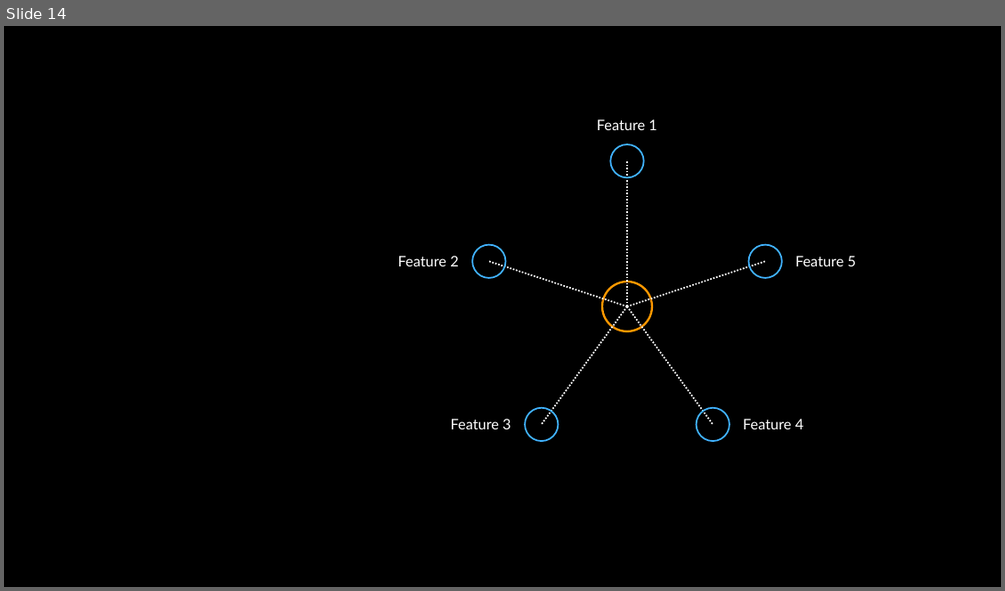
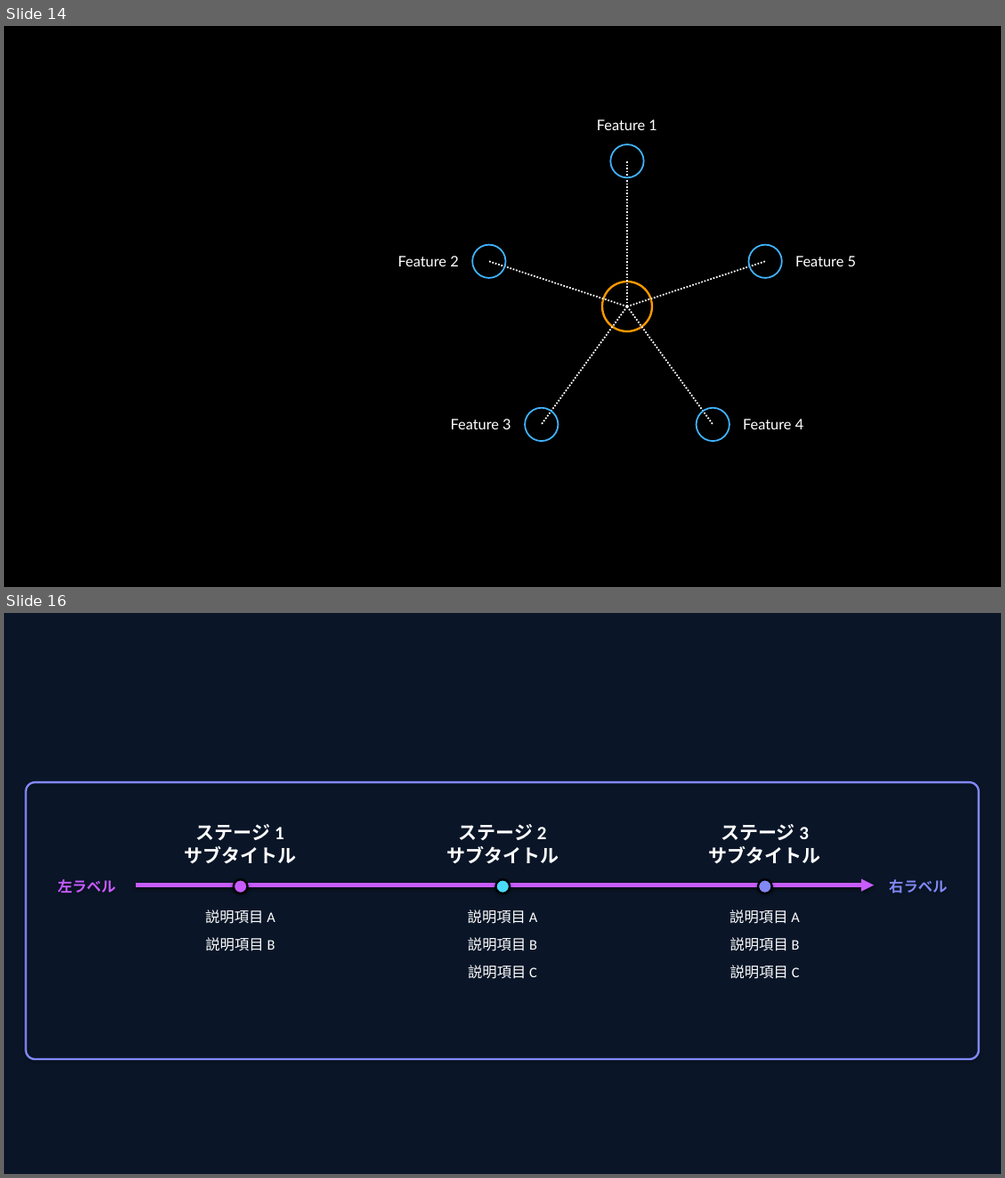
Before and after one commit to aws-samples/sample-spec-driven-presentation-maker, a slide deck: skill/references/examples/patterns.pptx. Shown one above the other, each under a label of ours: slide 14 before the commit, slides 14 and 16 after it; the slides between them are not shown. The pictures are 1005x591 and 1005x1178 pixels, drawn with LibreOffice and Linux fonts; fonts in the diff are those of the drawing. Boxes give left, top, right and bottom in pixels: in the first picture for what was removed or moved away, otherwise in the second. Text is boxed around its words. In the diff, an @@ line names an element or a change of style, - is before the commit and + after.

```diff
--- a/skill/references/examples/patterns.pptx
+++ b/skill/references/examples/patterns.pptx
@@ slide 16 added at (4,613,1001,1174), background #0A1628 @@
@@ rounded rectangle added at (25,782,979,1059), outline #8188F6 2 pt @@
@@ text added at (184,824,296,864), 18 pt, text #FFFFFF, bold @@
+ステージ 1
+サブタイトル
@@ text added at (446,824,558,864), 18 pt, text #FFFFFF, bold @@
+ステージ 2
+サブタイトル
@@ text added at (709,824,821,864), 18 pt, text #FFFFFF, bold @@
+ステージ 3
+サブタイトル
@@ text added at (57,879,115,892), 14 pt, text #C85CFF, bold @@
+左ラベル
@@ ellipse added at (234,879,248,893), fill #C85CFF, outline #000000 2 pt @@
@@ ellipse added at (496,879,510,893), fill #49DAF8, outline #000000 2 pt @@
@@ ellipse added at (758,879,772,893), fill #8188F6, outline #000000 2 pt @@
@@ text added at (889,879,947,893), 14 pt, text #8188F6, bold @@
+右ラベル
@@ arrow added from (136, 885) to (874, 885), #49DAF8 4 pt @@
@@ text added at (205,909,275,951), 14 pt, text #FFFFFF @@
+説明項目 A
+説明項目 B
@@ text added at (468,909,537,979), 14 pt, text #FFFFFF @@
+説明項目 A
+説明項目 B
+説明項目 C
@@ text added at (729,909,800,979), 14 pt, text #FFFFFF @@
+説明項目 A
+説明項目 B
+説明項目 C
```
Also in this commit, not shown: 8 slides changed, 3 other slides added.
